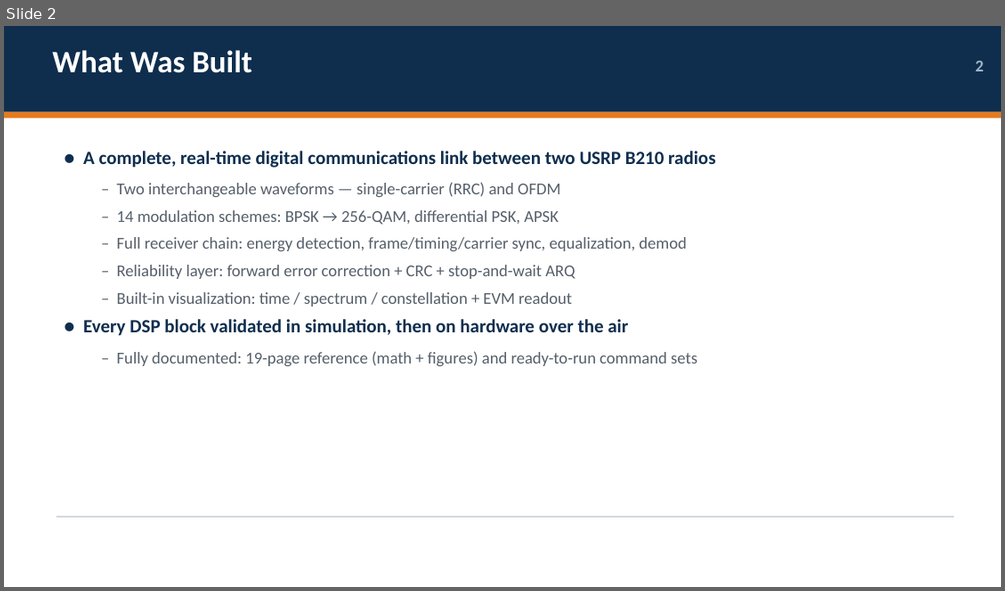
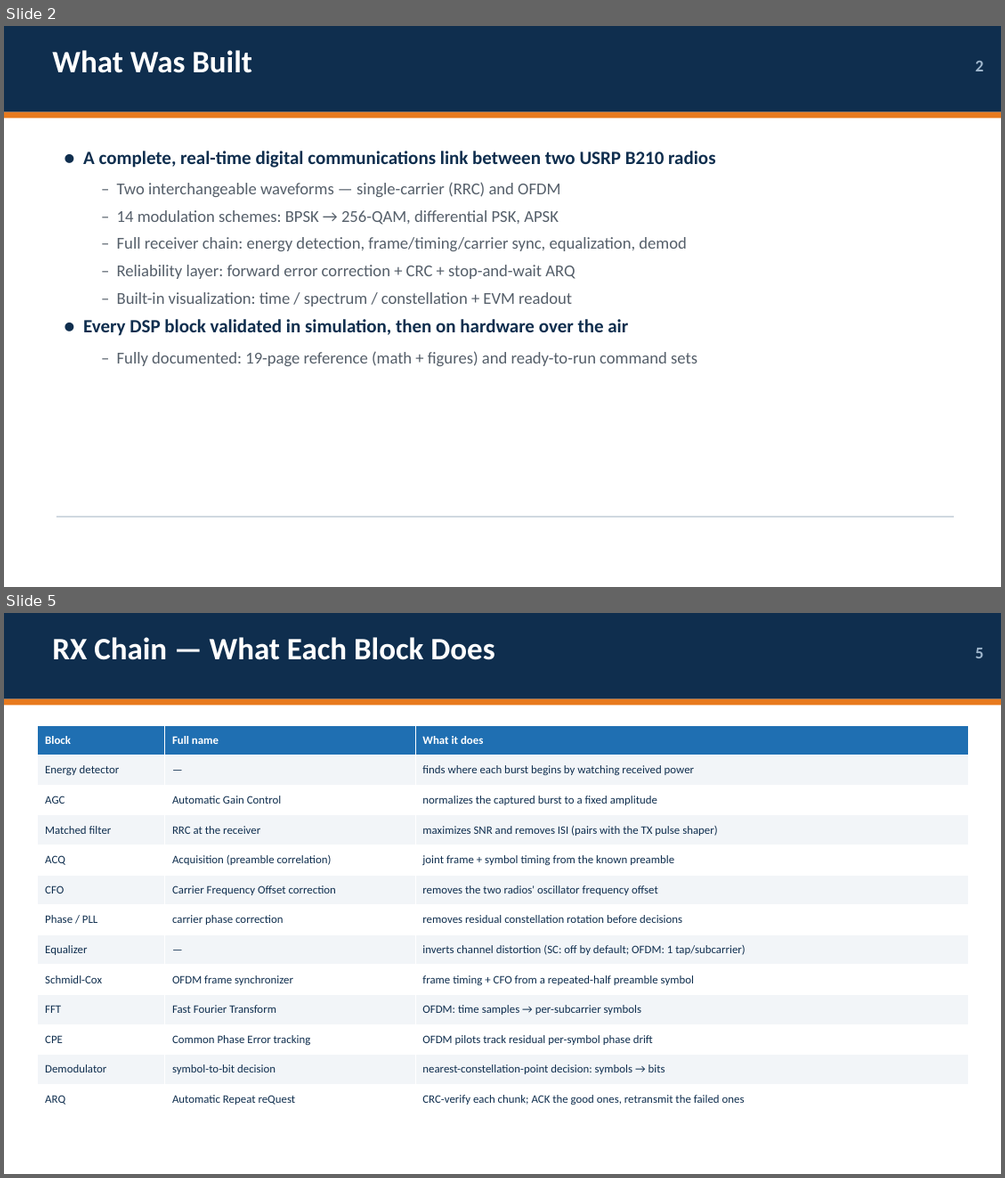
Before and after one commit to XYao2021/unionlabs, a slide deck: slides/SDR_System_Overview.pptx. Shown one above the other, each under a label of ours: slide 2 before the commit, slides 2 and 5 after it; the slides between them are not shown. The pictures are 1005x591 and 1005x1178 pixels, drawn with LibreOffice and Linux fonts; fonts in the diff are those of the drawing. Boxes give left, top, right and bottom in pixels: in the first picture for what was removed or moved away, otherwise in the second. Text is boxed around its words. In the diff, an @@ line names an element or a change of style, - is before the commit and + after.

```diff
--- a/slides/SDR_System_Overview.pptx
+++ b/slides/SDR_System_Overview.pptx
@@ slide 5 added at (4,613,1001,1174), background #FFFFFF @@
@@ rectangle added at (4,613,1001,699), fill #0F2E4E @@
@@ text added at (52,637,494,660), 30 pt, text #FFFFFF, bold @@
+RX Chain — What Each Block Does
@@ text added at (975,648,983,658), 16 pt, text #9FB6CC, bold @@
+5
@@ rectangle added at (4,699,1001,705), fill #E87A1E @@
@@ table added at (38,725,969,1114), 13 rows, 3 columns @@
+Block | Full name | What it does
+Energy detector | — | finds where each burst begins by watching received power
+AGC | Automatic Gain Control | normalizes the captured burst to a fixed amplitude
+Matched filter | RRC at the receiver | maximizes SNR and removes ISI (pairs with the TX pulse shaper)
+ACQ | Acquisition (preamble correlation) | joint frame + symbol timing from the known preamble
+CFO | Carrier Frequency Offset correction | removes the two radios' oscillator frequency offset
+Phase / PLL | carrier phase correction | removes residual constellation rotation before decisions
+Equalizer | — | inverts channel distortion (SC: off by default; OFDM: 1 tap/subcarrier)
+Schmidl-Cox | OFDM frame synchronizer | frame timing + CFO from a repeated-half preamble symbol
+FFT | Fast Fourier Transform | OFDM: time samples → per-subcarrier symbols
+CPE | Common Phase Error tracking | OFDM pilots track residual per-symbol phase drift
+Demodulator | symbol-to-bit decision | nearest-constellation-point decision: symbols → bits
+ARQ | Automatic Repeat reQuest | CRC-verify each chunk; ACK the good ones, retransmit the failed ones
```
Also in this commit, not shown: 14 slides changed, 1 other slide added, 1 other file.
